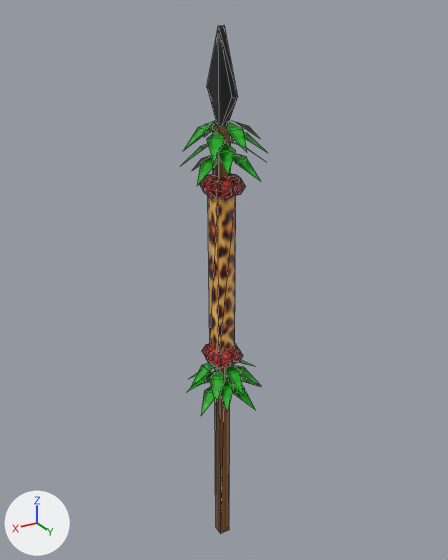
What one commit did to the COLLADA model art/meshes/props/weapon/maya_lanca_hero.dae.
Camera for both pictures: a 50 mm camera at (2.52, 4.23, 4.25) aimed at (-0.09, -0.11, 2.08). Lighting does not change. The marker at lower left points along +X, +Y and +Z. Mesh edges are drawn as thin lines. Where no turn or scale is listed for an object, it has been applied to the vertices.

Objects in the first picture: 'maya_lanca_hero'.
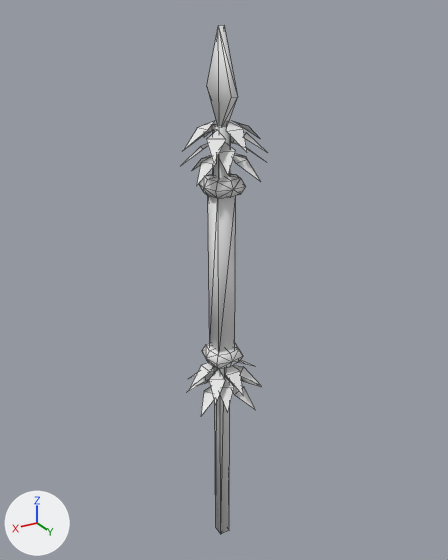
The newer file is also rescaled (x0.738), turned or shifted as a whole; pictures and numbers use the older file's frame.

Pixel boxes (x1, y1, x2, y2) of what changed, in the pictures (448 x 560 px):
'maya_lanca_hero', recoloured, shading changed
    both: (181, 26, 266, 534)

The edits, one by one:
Material 'Material.004' (mat_material_004) is new.
Its base color is (0.8, 0.8, 0.8) (white #e7e7e7).
me_cubo_001 has 204 vertices, 196 faces and spans x -0.36..0.34, y -0.34..0.36, z -0.67..4.17.
me_cubo_001 is used by ob_maya_lanca_hero; location (0.0, 0.0, 0.0).
me_cubo_001 no longer uses material mat_material_001 (picture img_weapons_maya_png).
me_cubo_001 part 1: edges marked sharp go from 0 to 32.
me_cubo_001 now uses material mat_material_004 (white #e7e7e7).
